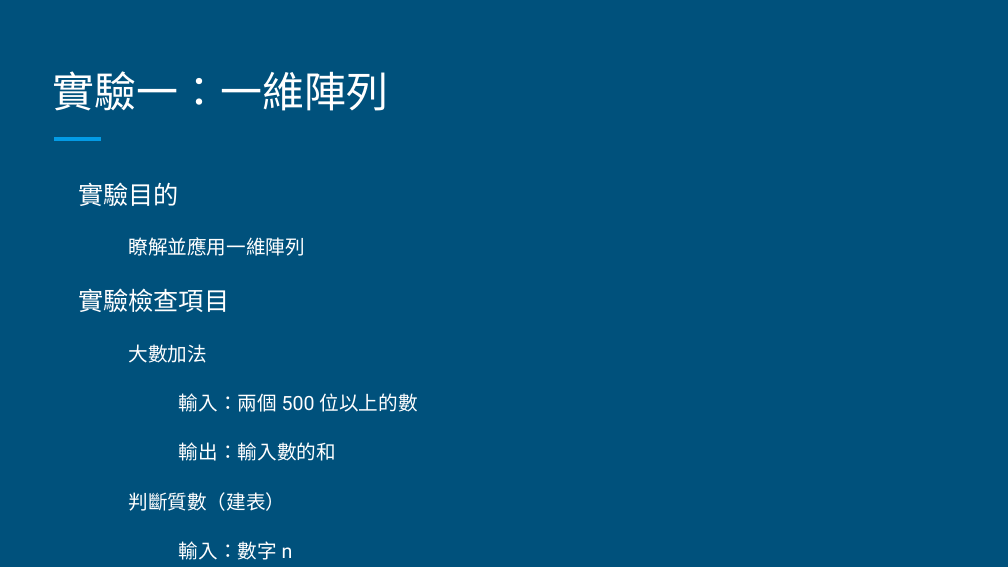
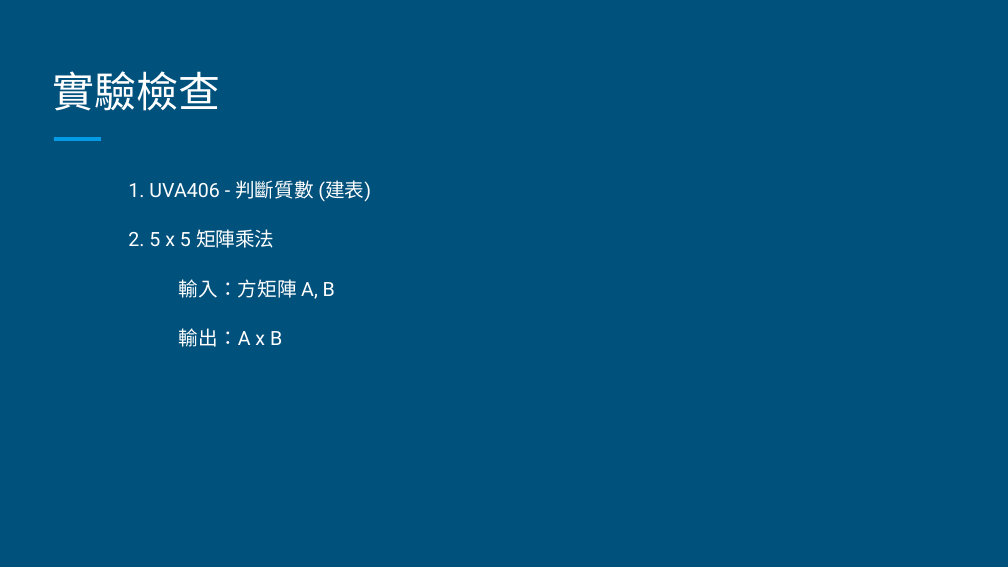
Before and after one commit to commProgramTAs/class, a slide deck: slide 5 of lab4/Lab 04 - 陣列與字串.pptx (slide 2 before the commit). Drawn at 1008x567 pixels with LibreOffice and Linux fonts; fonts in the diff are those of the drawing. Boxes give left, top, right and bottom in pixels: in the first picture for what was removed or moved away, otherwise in the second. Text is boxed around its words. In the diff, an @@ line names an element or a change of style, - is before the commit and + after.

```diff
--- a/lab4/Lab 04 - 陣列與字串.pptx
+++ b/lab4/Lab 04 - 陣列與字串.pptx
@@ title at (x1=53, y1=71, x2=221, y2=111): text changed @@
-實驗一：一維陣列
+實驗檢查
@@ text at (x1=128, y1=180, x2=371, y2=347): text changed @@
-實驗目的
-  瞭解並應用一維陣列
-實驗檢查項目
-  大數加法
-    輸入：兩個 500 位以上的數
-    輸出：輸入數的和
-  判斷質數（建表）
-    輸入：數字 n
-    輸出：判斷是否為質數
+  1. UVA406 - 判斷質數 (建表)
+  2. 5 x 5 矩陣乘法
+    輸入：方矩陣 A, B
+    輸出：A x B
```
Also in this commit, not shown: 3 other slides changed, 1 slide added, 38 other files.
